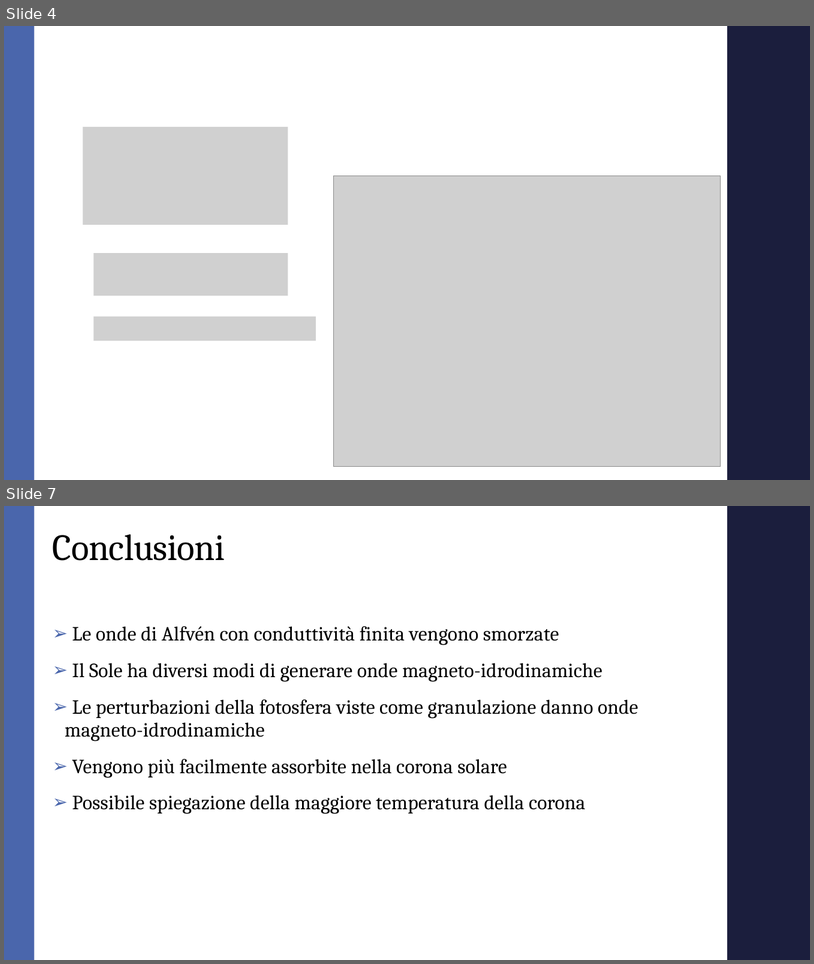
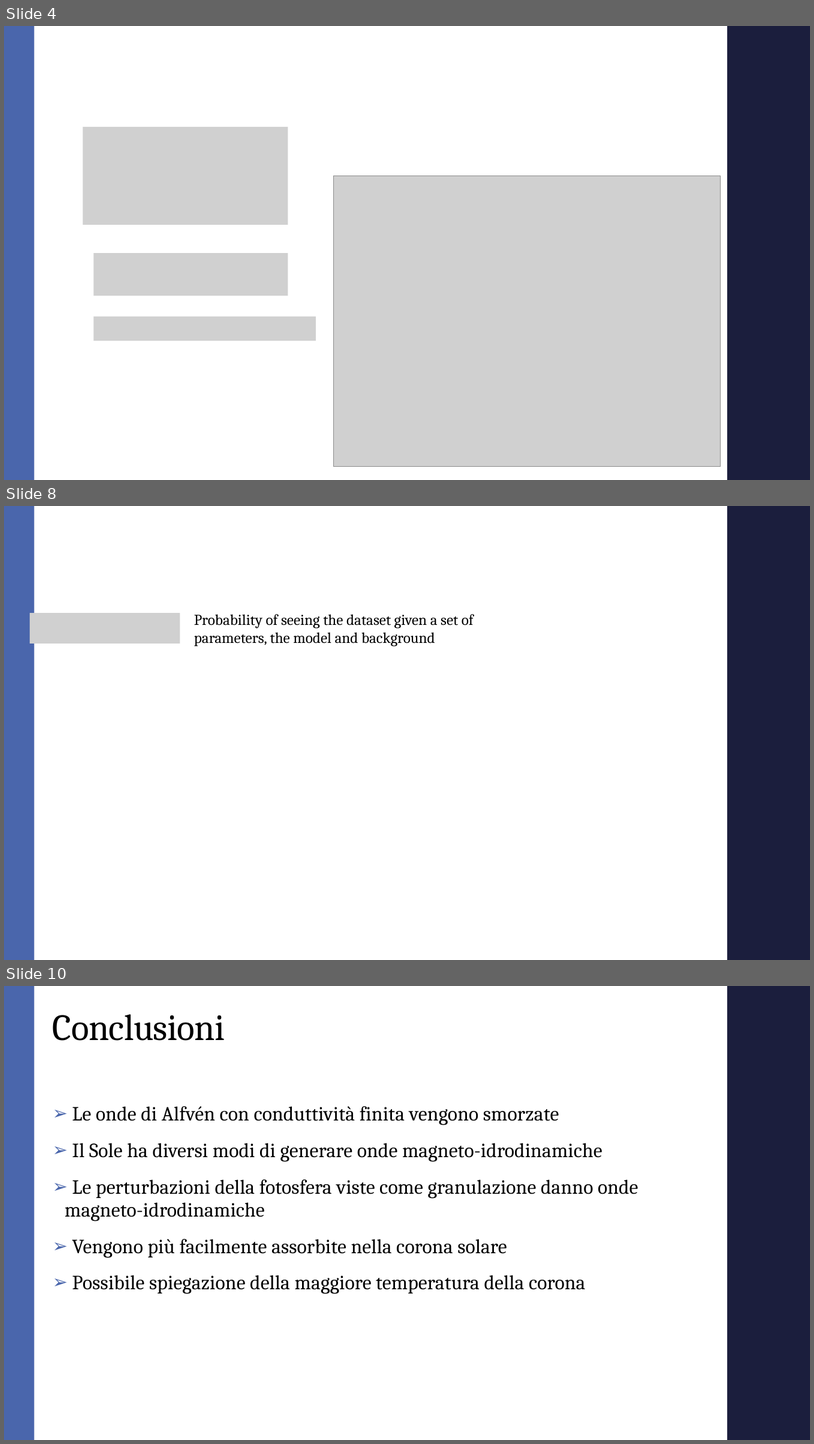
Before and after one commit to AndreaMarcone01/Bayesian_exam, a slide deck: Seminar.pptx. Shown one above the other, each under a label of ours: slides 4 and 7 before the commit, slides 4, 8 and 10 after it; the slides between them are not shown. The pictures are 814x964 and 814x1444 pixels, drawn with LibreOffice and Linux fonts; fonts in the diff are those of the drawing; grey boxes stand for pictures; background and template pictures are left out. Boxes give left, top, right and bottom in pixels: in the first picture for what was removed or moved away, otherwise in the second. Text is boxed around its words. In the diff, an @@ line names an element or a change of style, - is before the commit and + after.

```diff
--- a/Seminar.pptx
+++ b/Seminar.pptx
@@ slide 8 added at (4, 506, 810, 960), background #FFFFFF; not listed: 2 template elements that a slide beside it also shows @@
@@ picture added at (29, 613, 180, 643) @@
@@ text added at (194, 614, 474, 646), 18 pt, text #000000 @@
+Probability of seeing the dataset given a set of parameters, the model and background
@@ what was slide 7 is now slide 10 @@
```
Also in this commit, not shown: 1 slide changed, 2 other slides added, 1 other file.
